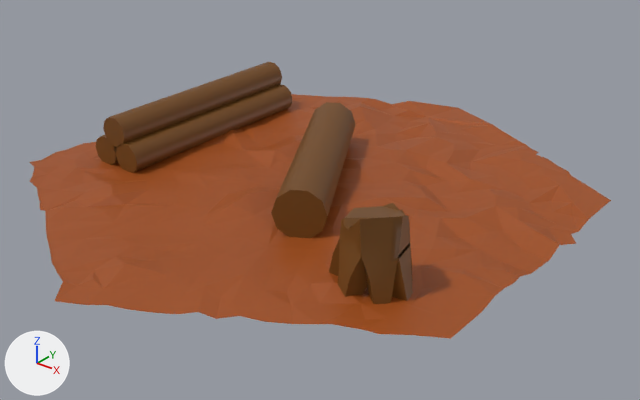
The FBX model Assets/3D assets/Tiles/BarrenTireVersion.fbx, before and after one commit.
The view is the same before and after, from a 50 mm lens placed at (1.6, -1.936, 1.146), pointed at (0.068, -0.021, -0.041). Arrows for +X, +Y and +Z are at lower left; the lights stay in place. The picture after the commit comes second. Where no turn or scale is listed for an object, it has been applied to the vertices.

The first picture shows 'BigLog', 'Cylinder.005', 'LogPile', 'Stump'.
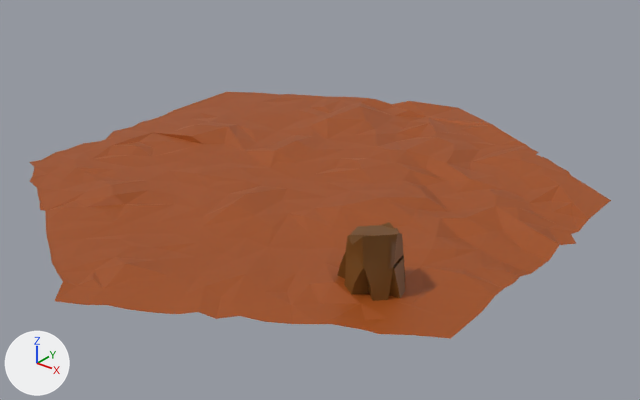
Pixel boxes [x1, y1, x2, y2] of what changed, in the pictures (640 x 400 px):
'LogPile', deleted (brown)
    before: [96, 62, 293, 173]
'BigLog', deleted (brown)
    before: [271, 102, 356, 238]
'Stump', rescaled (20% narrower, 22% shorter)
    before: [329, 203, 413, 304]
    after: [338, 222, 405, 301]

The change in detail:
Object 'BigLog' (ob_biglog) is deleted.
Object 'LogPile' (ob_logpile) is deleted.
Object 'Stump' (ob_stump) is rescaled from (1.0, 1.0, 1.0) to (0.823, 0.823, 0.823).
